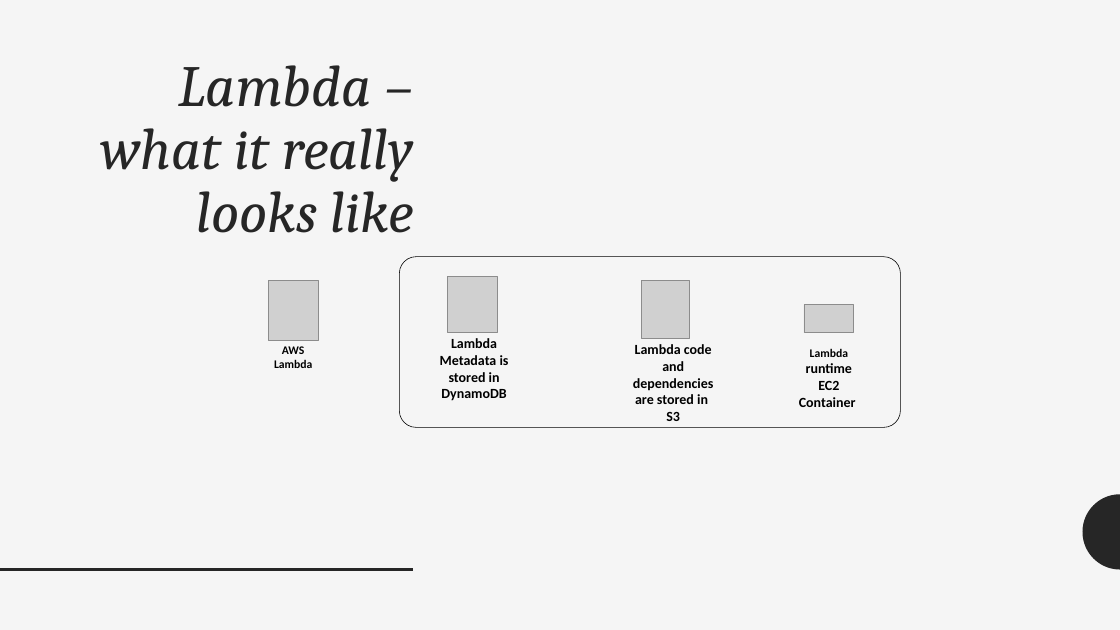
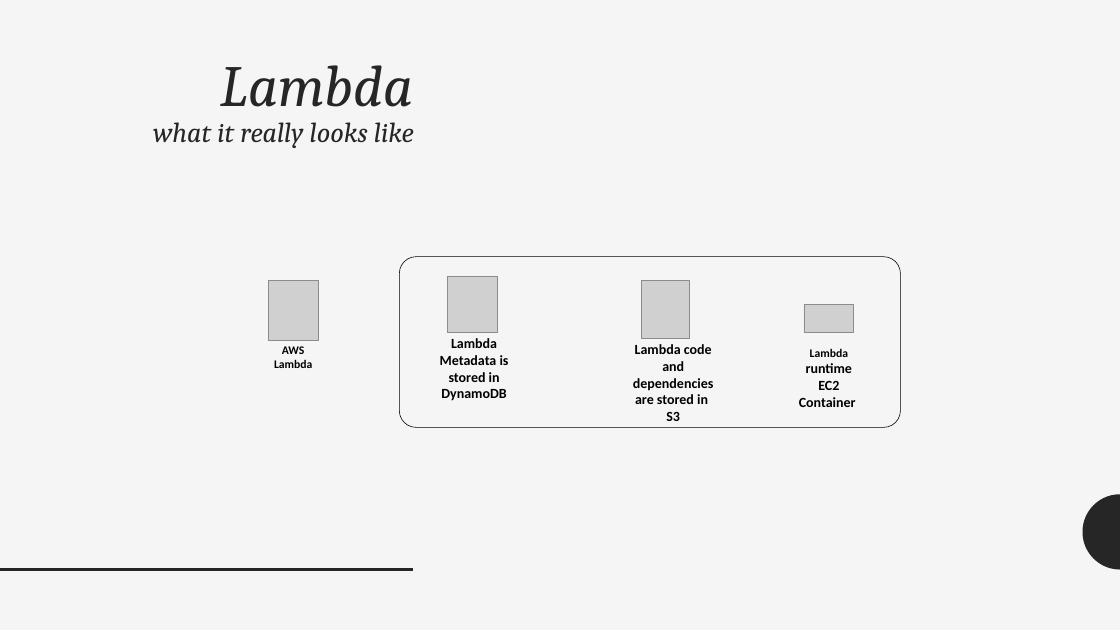
Before and after one commit to adrianpomilio/going-serverless, a slide deck: slide 19 of going-serverless-2017.pptx (slide 18 before the commit). Drawn at 1120x630 pixels with LibreOffice and Linux fonts; fonts in the diff are those of the drawing; grey boxes stand for pictures. Boxes give left, top, right and bottom in pixels: in the first picture for what was removed or moved away, otherwise in the second. Text is boxed around its words. In the diff, an @@ line names an element or a change of style, - is before the commit and + after.

Commit message:
rearranged cost and patterns, added fix to lambda container screen.

```diff
--- a/going-serverless-2017.pptx
+++ b/going-serverless-2017.pptx
@@ title at [153, 65, 414, 148]: text changed; size 50 to 24 pt @@
-Lambda – what it really looks like
+Lambda
+what it really looks like
```
Also in this commit, not shown: 1 other slide changed, 1 slide added.
